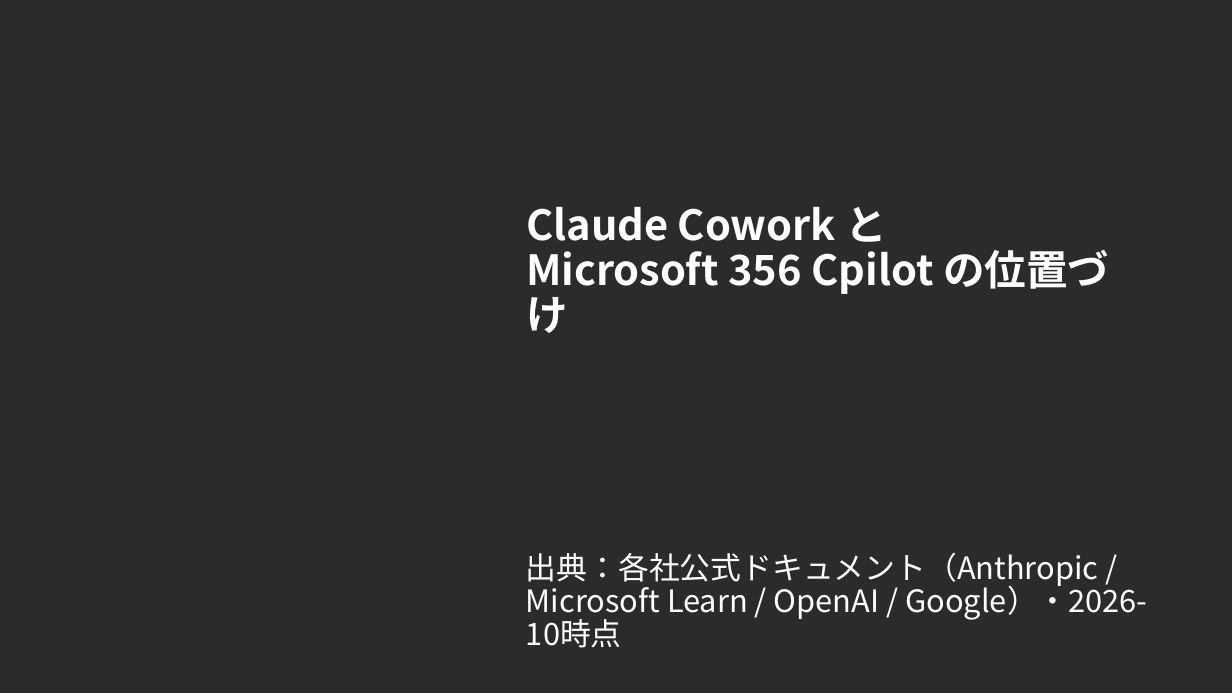
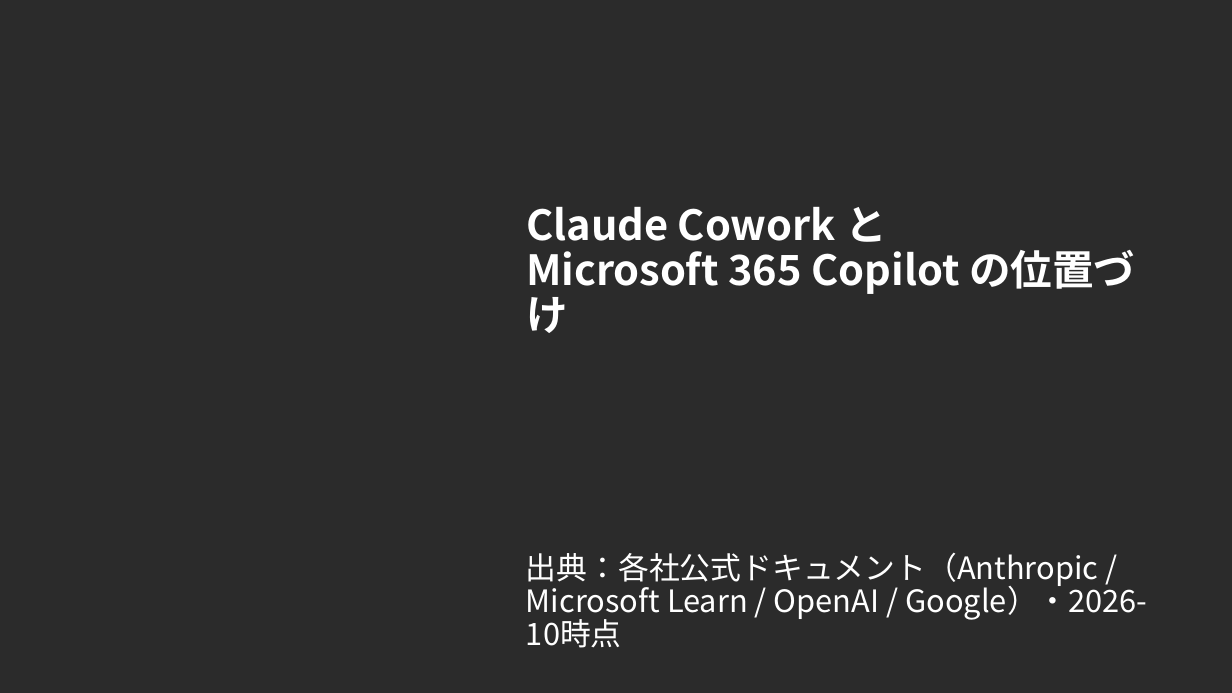
Before and after one commit to ctc-itkr/claude-hands-on, a slide deck: slide 1 of 配布/Copilot_Cowork_競合比較.pptx. Drawn at 1232x693 pixels with LibreOffice and Linux fonts; fonts in the diff are those of the drawing; background and template pictures are left out; a plain dark background stands for a picture behind light text. Boxes give left, top, right and bottom in pixels: in the first picture for what was removed or moved away, otherwise in the second. Text is boxed around its words. In the diff, an @@ line names an element or a change of style, - is before the commit and + after.

```diff
--- a/配布/Copilot_Cowork_競合比較.pptx
+++ b/配布/Copilot_Cowork_競合比較.pptx
@@ title at [526,207,1135,333]: text changed @@
-Claude Cowork と
-Microsoft 356 Cpilot の位置づけ
+Claude Cowork と
+Microsoft 365 Copilot の位置づけ
```
Also in this commit, not shown: 2 other slides changed.
